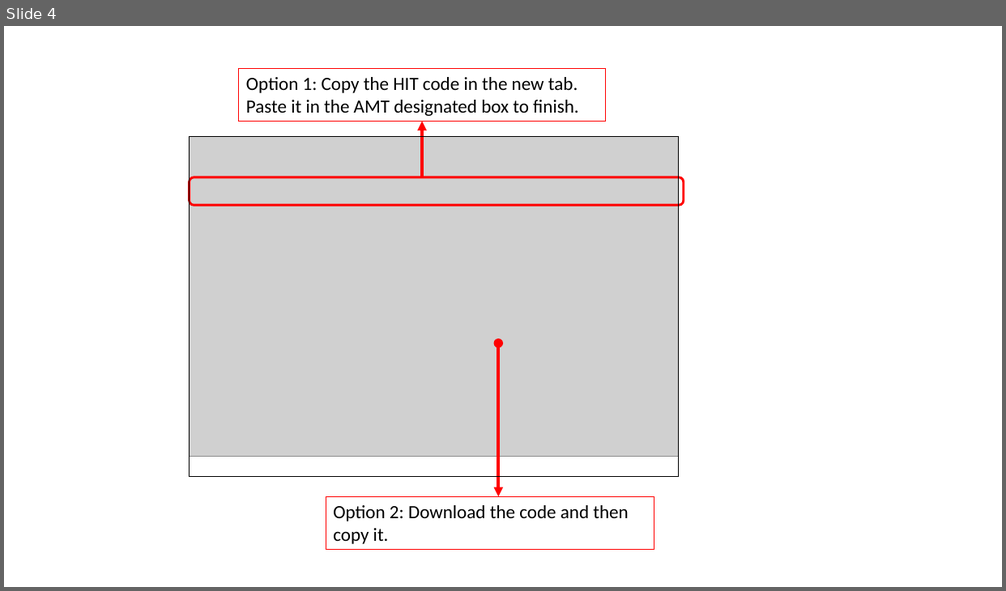
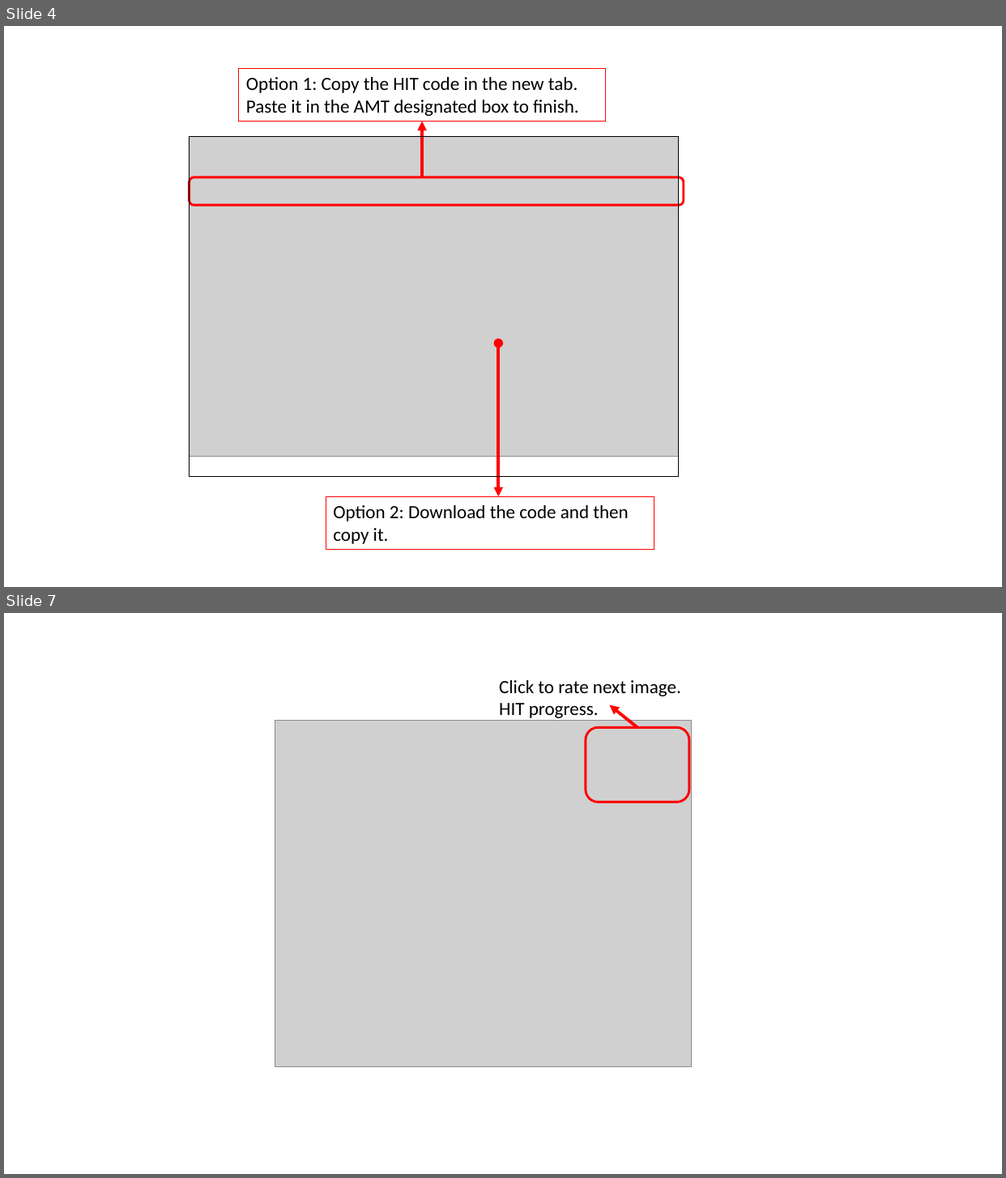
Before and after one commit to SinaMohseni/Text-classification-explanation-evaluation, a slide deck: user-study/Instructions.pptx. Shown one above the other, each under a label of ours: slide 4 before the commit, slides 4 and 7 after it; the slides between them are not shown. The pictures are 1006x591 and 1006x1178 pixels, drawn with LibreOffice and Linux fonts; fonts in the diff are those of the drawing; grey boxes stand for pictures. Boxes give left, top, right and bottom in pixels: in the first picture for what was removed or moved away, otherwise in the second. Text is boxed around its words. In the diff, an @@ line names an element or a change of style, - is before the commit and + after.

```diff
--- a/user-study/Instructions.pptx
+++ b/user-study/Instructions.pptx
@@ slide 7 added at <box>4,613,1002,1174</box>, background #FFFFFF @@
@@ text added at <box>499,680,681,721</box>, 18 pt, text #000000 @@
+Click to rate next image.
+HIT progress.
@@ arrow added from (637, 727) to (610, 705), #FF0000 3 pt @@
@@ picture added at <box>275,720,692,1067</box> @@
@@ rounded rectangle added at <box>586,727,690,803</box>, outline #FF0000 2.25 pt @@
```
Also in this commit, not shown: 3 other slides added, 17 other files.
